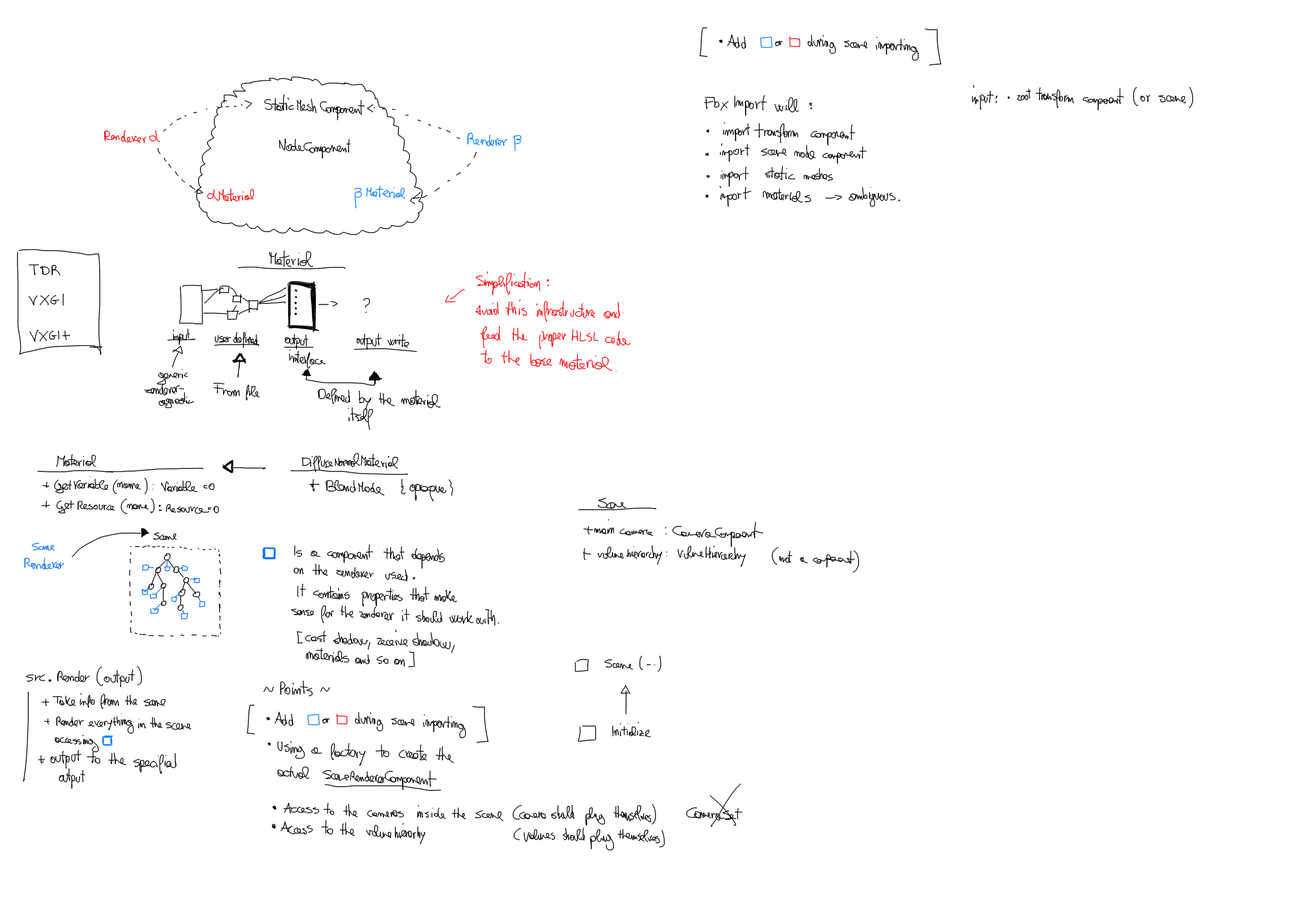
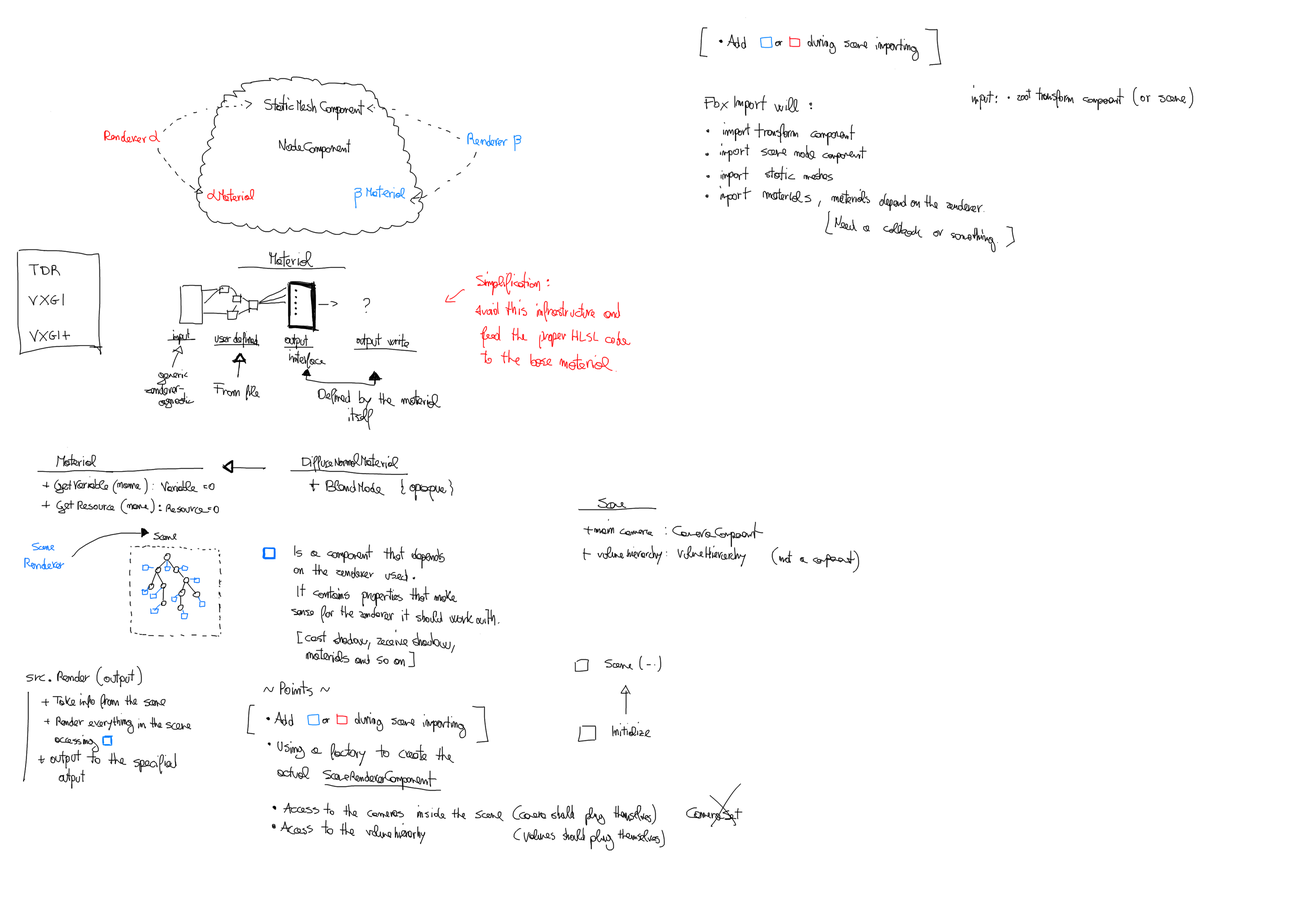
Layers edited between the first and the second 1305x922 image:
painted on "Background" over (817, 186, 1015, 253)
